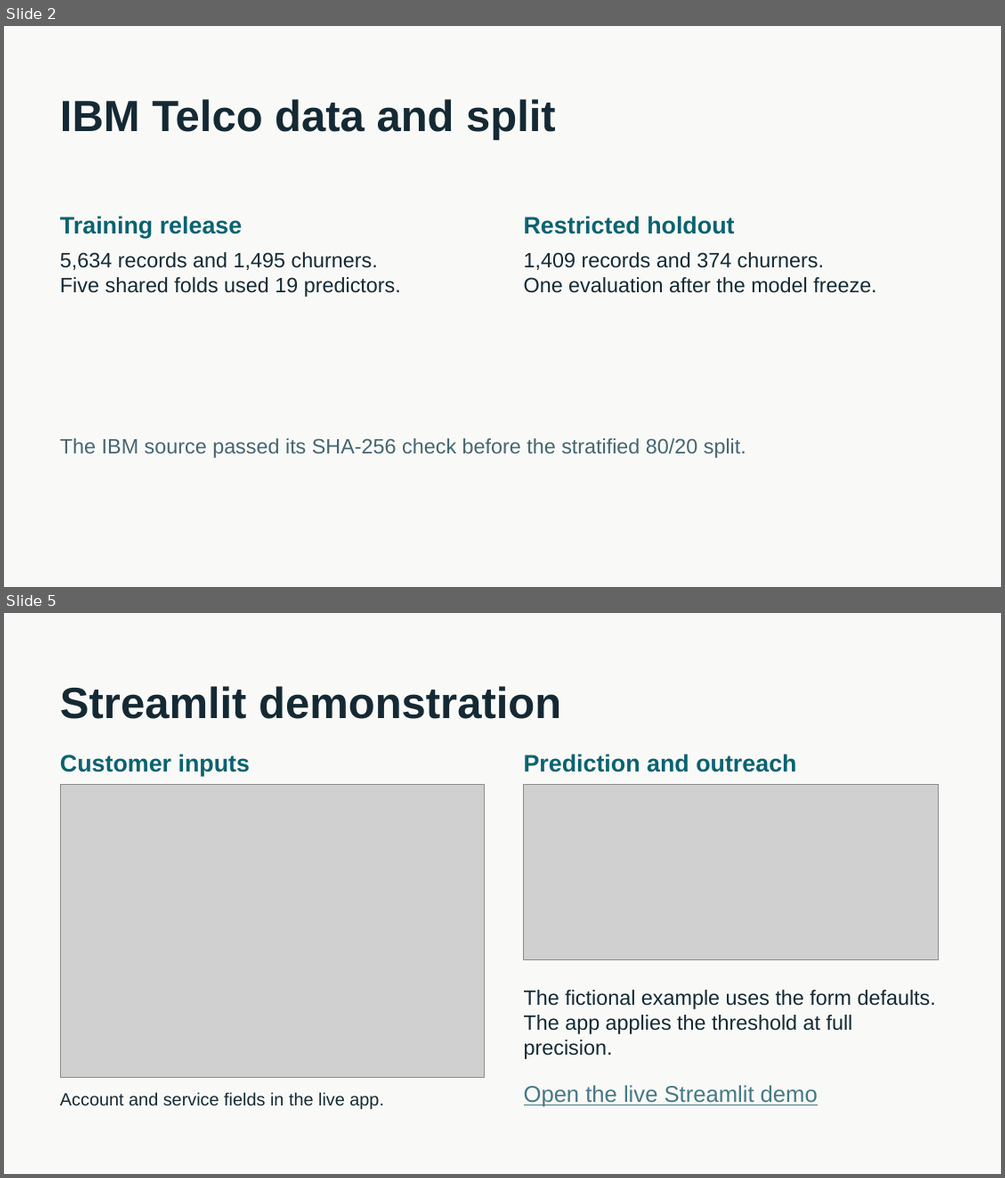
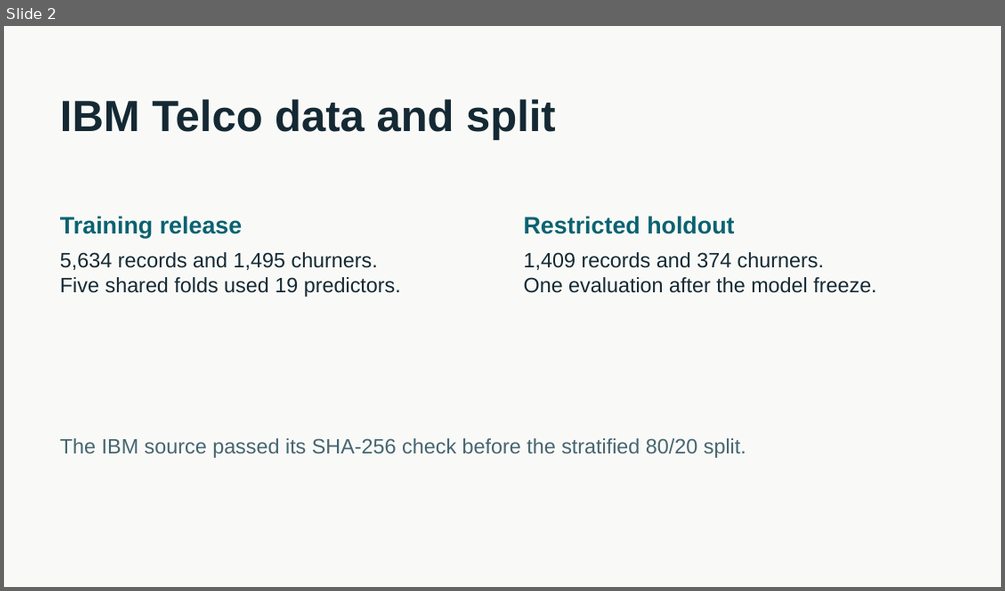
Before and after one commit to feras17009-stack/customer-churn-group-6, a slide deck: reports/churn_project_pitch.pptx. Shown one above the other, each under a label of ours: slides 2 and 5 before the commit, slide 2 after it; the slides between them are not shown. The pictures are 1005x1178 and 1005x591 pixels, drawn with LibreOffice and Linux fonts; fonts in the diff are those of the drawing; grey boxes stand for pictures. Boxes give left, top, right and bottom in pixels: in the first picture for what was removed or moved away, otherwise in the second. Text is boxed around its words. In the diff, an @@ line names an element or a change of style, - is before the commit and + after.

```diff
--- a/reports/churn_project_pitch.pptx
+++ b/reports/churn_project_pitch.pptx
@@ slide 5 removed at bbox=[4, 613, 1001, 1174], background #F9FAF7 @@
@@ text removed at bbox=[60, 686, 561, 719] @@
-Streamlit demonstration
@@ text removed at bbox=[60, 754, 250, 776] @@
-Customer inputs
@@ text removed at bbox=[524, 754, 796, 772] @@
-Prediction and outreach
@@ picture removed at bbox=[60, 784, 485, 1077] @@
@@ picture removed at bbox=[524, 784, 938, 960] @@
@@ text removed at bbox=[524, 989, 936, 1059] @@
-The fictional example uses the form defaults. The app applies the threshold at full precision.
@@ text removed at bbox=[60, 1092, 384, 1109] @@
-Account and service fields in the live app.
@@ text removed at bbox=[524, 1085, 817, 1107] @@
-Open the live Streamlit demo
```
Also in this commit, not shown: 2 slides changed, 3 slides added, 2 other slides removed, 1 other file.
